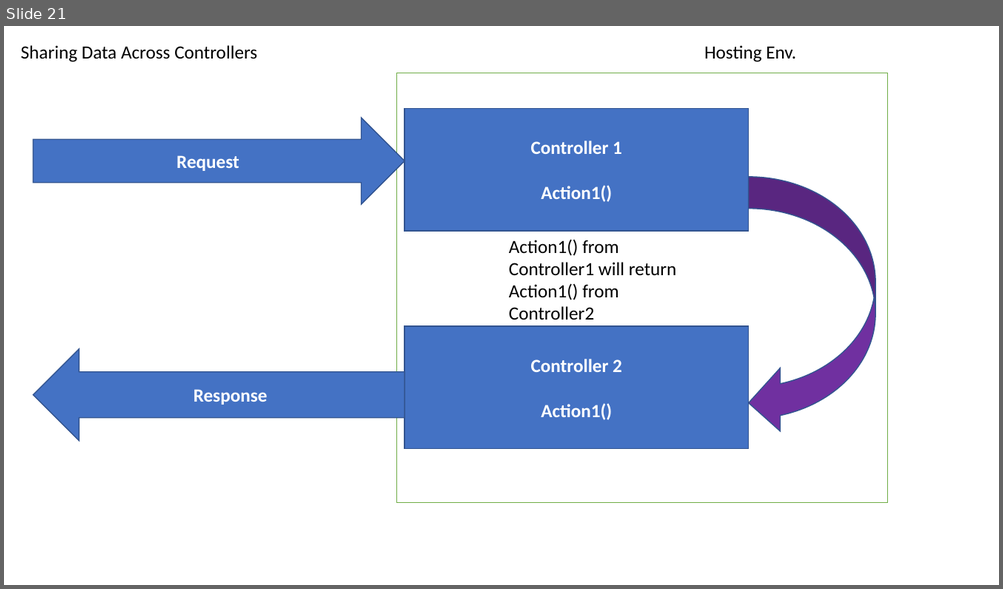
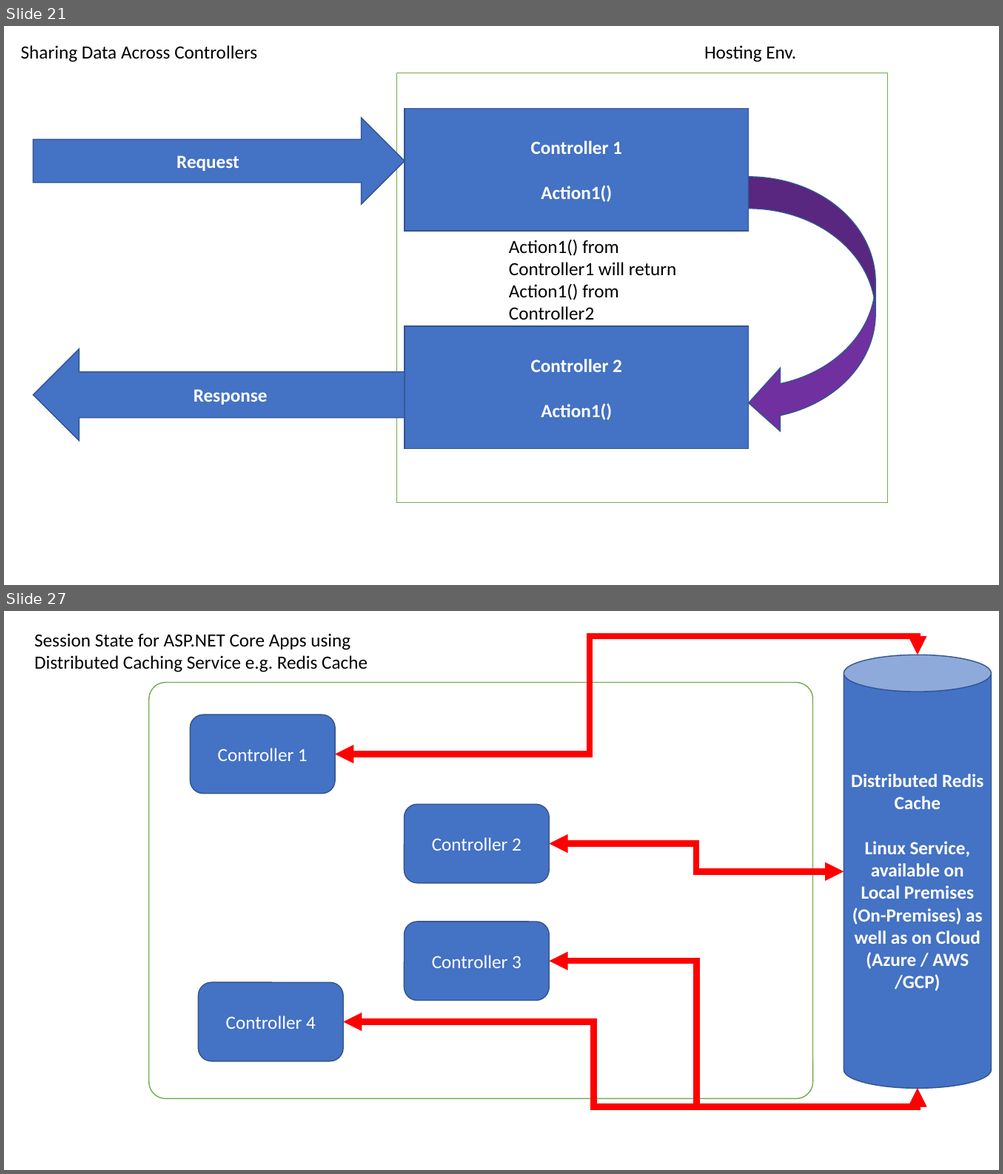
Before and after one commit to maheshsabnis/mbaspnetcore, a slide deck: mbaspnetcore6/MB_Training_Images.pptx. Shown one above the other, each under a label of ours: slide 21 before the commit, slides 21 and 27 after it; the slides between them are not shown. The pictures are 1003x589 and 1003x1174 pixels, drawn with LibreOffice and Linux fonts; fonts in the diff are those of the drawing. Boxes give left, top, right and bottom in pixels: in the first picture for what was removed or moved away, otherwise in the second. Text is boxed around its words. In the diff, an @@ line names an element or a change of style, - is before the commit and + after.

```diff
--- a/mbaspnetcore6/MB_Training_Images.pptx
+++ b/mbaspnetcore6/MB_Training_Images.pptx
@@ slide 27 added at (4,611,999,1170), background #FFFFFF @@
@@ text added at (34,633,367,672), 18 pt, text #000000 @@
+Session State for ASP.NET Core Apps using Distributed Caching Service e.g. Redis Cache
@@ elbow double arrow added from (336, 755) to (917, 655), #FF0000 6 pt @@
@@ cylinder added at (843,655,991,1088), fill #4472C4, outline #325491 1 pt, 18 pt, text #FFFFFF, bold @@
+Distributed Redis Cache
+Linux Service, available on Local Premises (On-Premises) as well as on Cloud (Azure / AWS /GCP)
@@ rounded rectangle added at (149,683,813,1099), fill #FFFFFF, outline #70AD47 1 pt @@
@@ rounded rectangle added at (190,715,335,794), fill #4472C4, outline #325491 1 pt, 18 pt, text #FFFFFF @@
+Controller 1
@@ rounded rectangle added at (404,804,549,883), fill #4472C4, outline #325491 1 pt, 18 pt, text #FFFFFF @@
+Controller 2
@@ elbow double arrow added from (549, 844) to (843, 872), #FF0000 6 pt @@
@@ rounded rectangle added at (404,922,549,1001), fill #4472C4, outline #325491 1 pt, 18 pt, text #FFFFFF @@
+Controller 3
@@ elbow double arrow added from (549, 962) to (917, 1088), #FF0000 6 pt @@
@@ rounded rectangle added at (198,982,343,1062), fill #4472C4, outline #325491 1 pt, 18 pt, text #FFFFFF @@
+Controller 4
@@ elbow double arrow added from (344, 1022) to (917, 1088), #FF0000 6 pt @@
```
Also in this commit, not shown: 1 slide changed, 8 other slides added, 1 other file.
